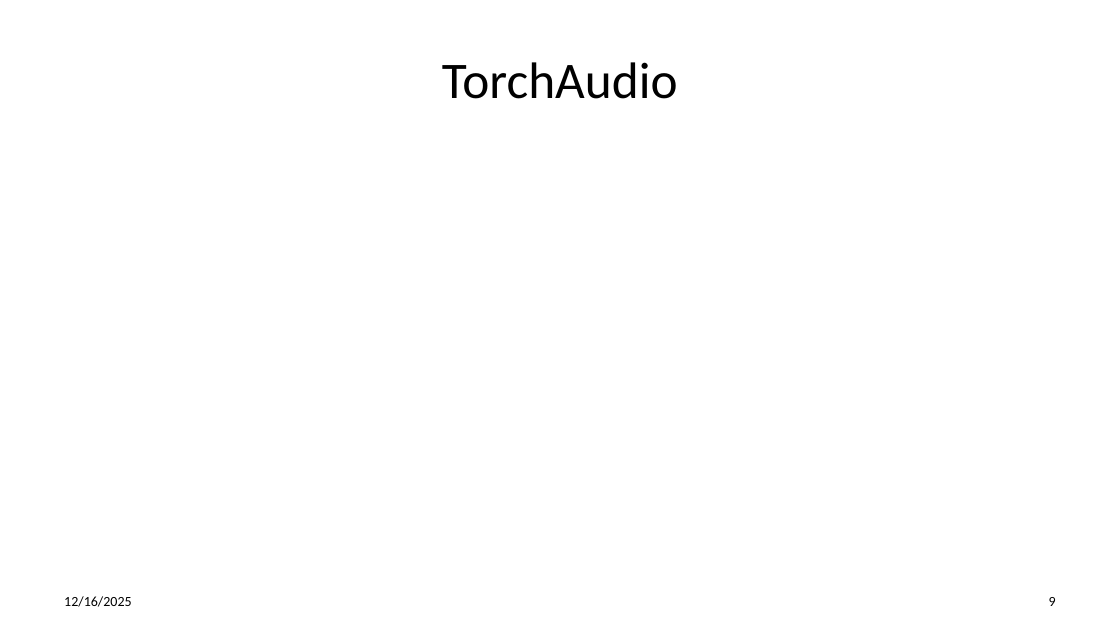
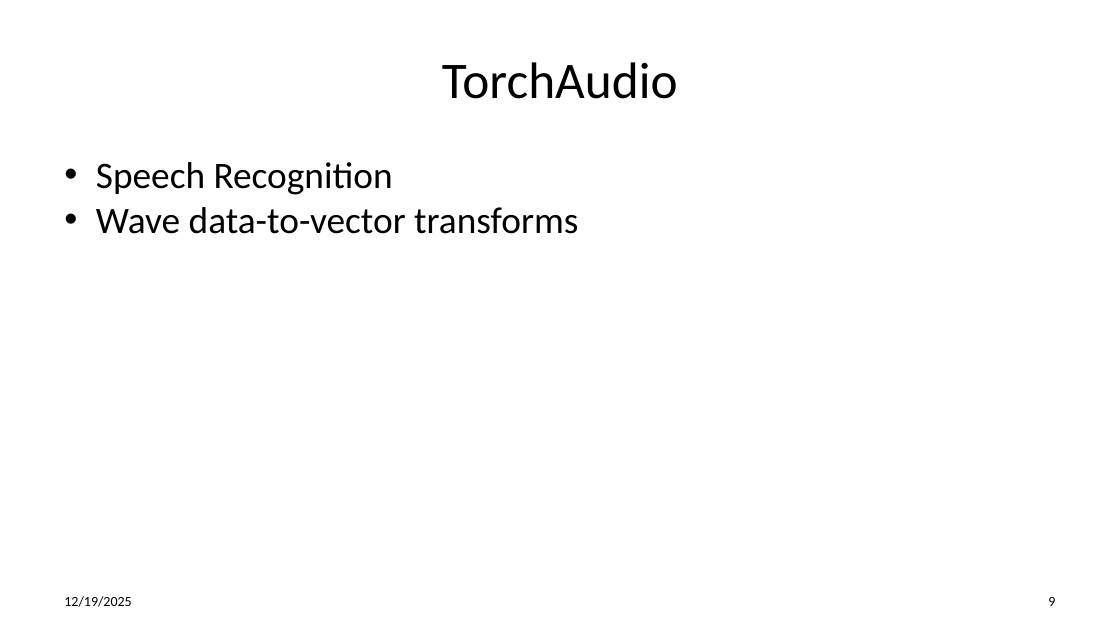
Before and after one commit to gigaprog/p_presentations, a slide deck: slide 9 of AI/AI PyTorch.pptx. Drawn at 1120x630 pixels with LibreOffice and Linux fonts; fonts in the diff are those of the drawing. Boxes give left, top, right and bottom in pixels: in the first picture for what was removed or moved away, otherwise in the second. Text is boxed around its words. In the diff, an @@ line names an element or a change of style, - is before the commit and + after.

```diff
--- a/AI/AI PyTorch.pptx
+++ b/AI/AI PyTorch.pptx
@@ text added at (x1=96, y1=162, x2=578, y2=234), 32 pt, text #000000 @@
+• Speech Recognition
+• Wave data-to-vector transforms
@@ text at (x1=64, y1=596, x2=131, y2=607): text changed @@
-12/16/2025
+12/19/2025
```
Also in this commit, not shown: 1 other slide changed, 3 slides added.
